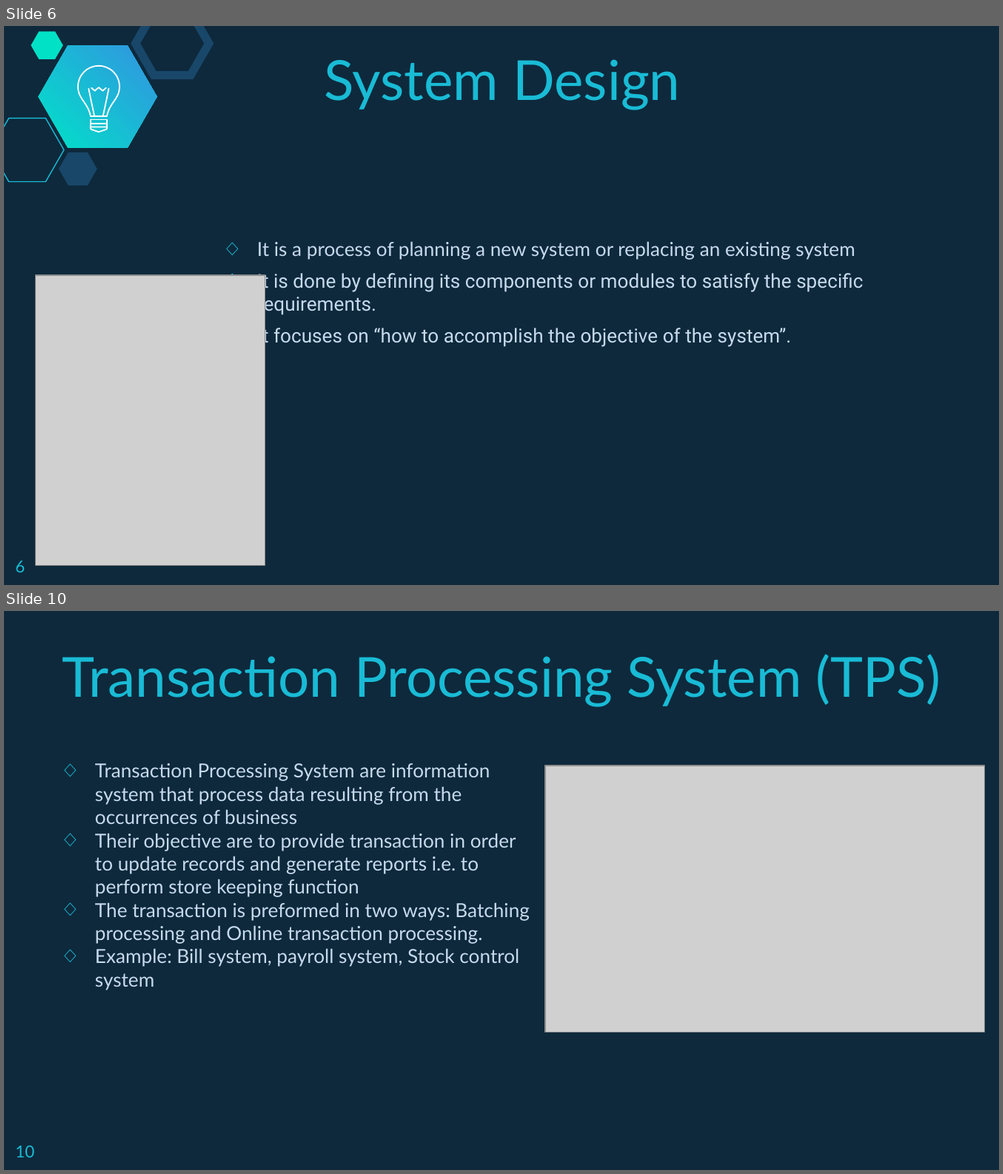
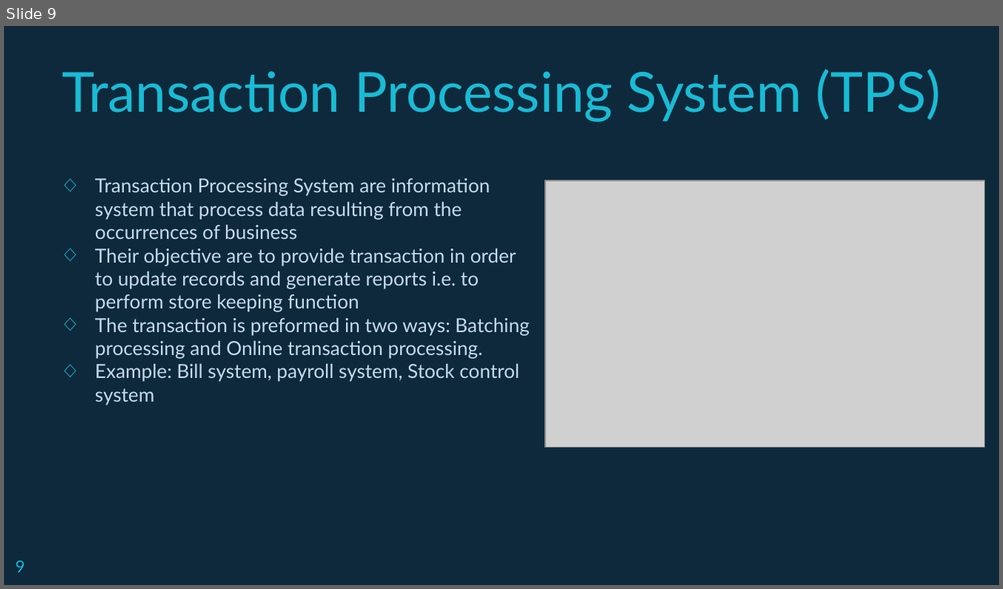
Before and after one commit to Andipstha/SAD-presentation, a slide deck: sad.pptx. Shown one above the other, each under a label of ours: slides 6 and 10 before the commit, slide 9 after it; the slides between them are not shown. The pictures are 1003x1174 and 1003x589 pixels, drawn with LibreOffice and Linux fonts; fonts in the diff are those of the drawing; grey boxes stand for pictures. Boxes give left, top, right and bottom in pixels: in the first picture for what was removed or moved away, otherwise in the second. Text is boxed around its words. In the diff, an @@ line names an element or a change of style, - is before the commit and + after.

```diff
--- a/sad.pptx
+++ b/sad.pptx
@@ slide 6 removed at (4, 26, 999, 585), background #0E293C @@
@@ hexagon removed at (31, 31, 62, 59) @@
@@ freeform shape removed at (38, 46, 156, 148) @@
@@ hexagon removed at (135, 26, 209, 76) @@
@@ text removed at (324, 59, 680, 110) @@
-System Design
@@ hexagon removed at (4, 118, 64, 182) @@
@@ group removed at (77, 66, 119, 133): 8 freeform shapes @@
@@ hexagon removed at (59, 153, 97, 185) @@
@@ text removed at (257, 241, 862, 347) @@
-◇ It is a process of planning a new system or replacing an existing system
-◇ It is done by defining its components or modules to satisfy the specific requirements.
-◇ It focuses on “how to accomplish the objective of the system”.
@@ picture removed at (35, 275, 264, 566) @@
@@ page number removed at (15, 561, 25, 573) @@
-6
@@ what was slide 10 is now slide 9 @@
@@ page number at (15, 561, 25, 573): text changed @@
-10
+9
```
Also in this commit, not shown: 5 slides changed.
